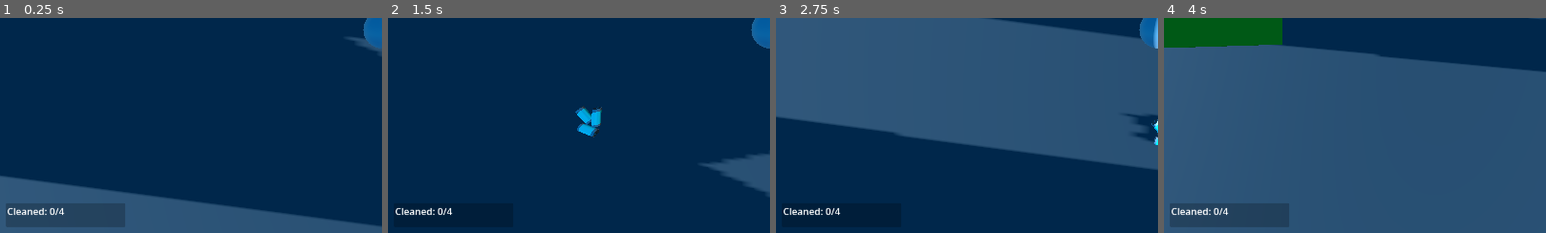
Above: before the commit, frames 1-4 (left to right).
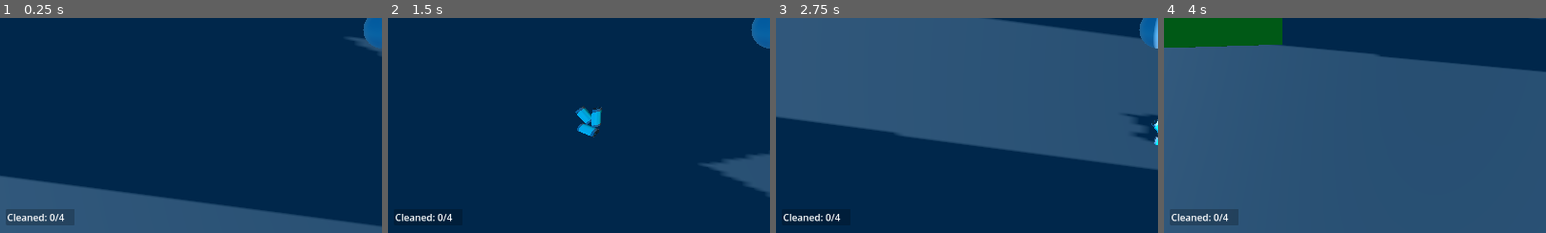
Above: after the commit, the same moments.

Repository: JustDavide/JanitorDemo
Game: Godot game, scene res://scenes/main.tscn
Same seed, same stepped clock (60 frames per second), same inputs: the game is played once before the commit and once after it.
Inputs (mouse positions are % of the whole screen's width and height, from its top left):
- Up to frame 1 (0.25 s): no input
- Up to frame 2 (1.5 s): tap Enter at 0.5 s; move the mouse to (55, 50) at 0.52 s; hold W (Forwards) from 0.53 s (still down); tap E (Interact) at 0.6 s; tap Space (Jump) at 0.77 s; move the mouse to (45, 50) at 1.27 s; click (45, 50) at 1.35 s
- Up to frame 3 (2.75 s): keep holding W (Forwards); tap Space (Jump) at 1.52 s; move the mouse to (52, 48) at 2.02 s; hold Shift (Run) from 2.03 s (still down)
- Up to frame 4 (4 s): keep holding W (Forwards); move the mouse to (49, 52) at 2.77 s; release Shift (Run) at 2.78 s; tap Ctrl (SwitchCamera) at 2.85 s; tap Space (Jump) at 3.02, 3.77 s; move the mouse to (57, 51) at 3.52 s; tap E (Interact) at 3.6 s
The pictures show only the part of the screen within x 0-50%, y 50-100%; the shares and areas given below are measured in that part.

The runs differ from the first frame. In frame 1, 2.5% of the frame differs, in the area x 1-33%, y 86-98%; in frame 2, 0.5%; in frame 3, 0.5%; in frame 4, 2.5%.

Commit message:
fixed GUI Offset

Diff:
--- a/scenes/Player.tscn
+++ b/scenes/Player.tscn
@@ -81,9 +81,9 @@
 [node name="CleanedPanel" type="PanelContainer" parent="UI" unique_id=789117837]
 layout_mode = 0
 offset_left = 10.0
-offset_top = 670.0
-offset_right = 210.0
-offset_bottom = 710.0
+offset_top = 680.0
+offset_right = 125.0
+offset_bottom = 707.0
 theme = SubResource("Theme_qu4a1")
 
 [node name="MarginContainer" type="MarginContainer" parent="UI/CleanedPanel" unique_id=1635709921]
